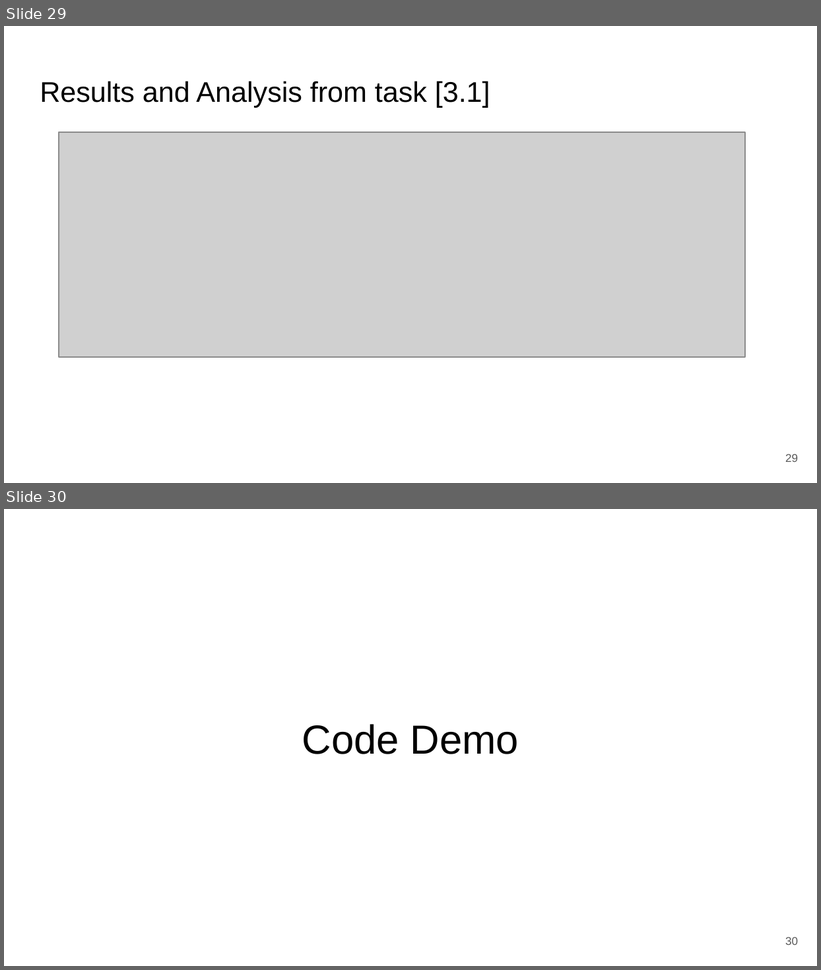
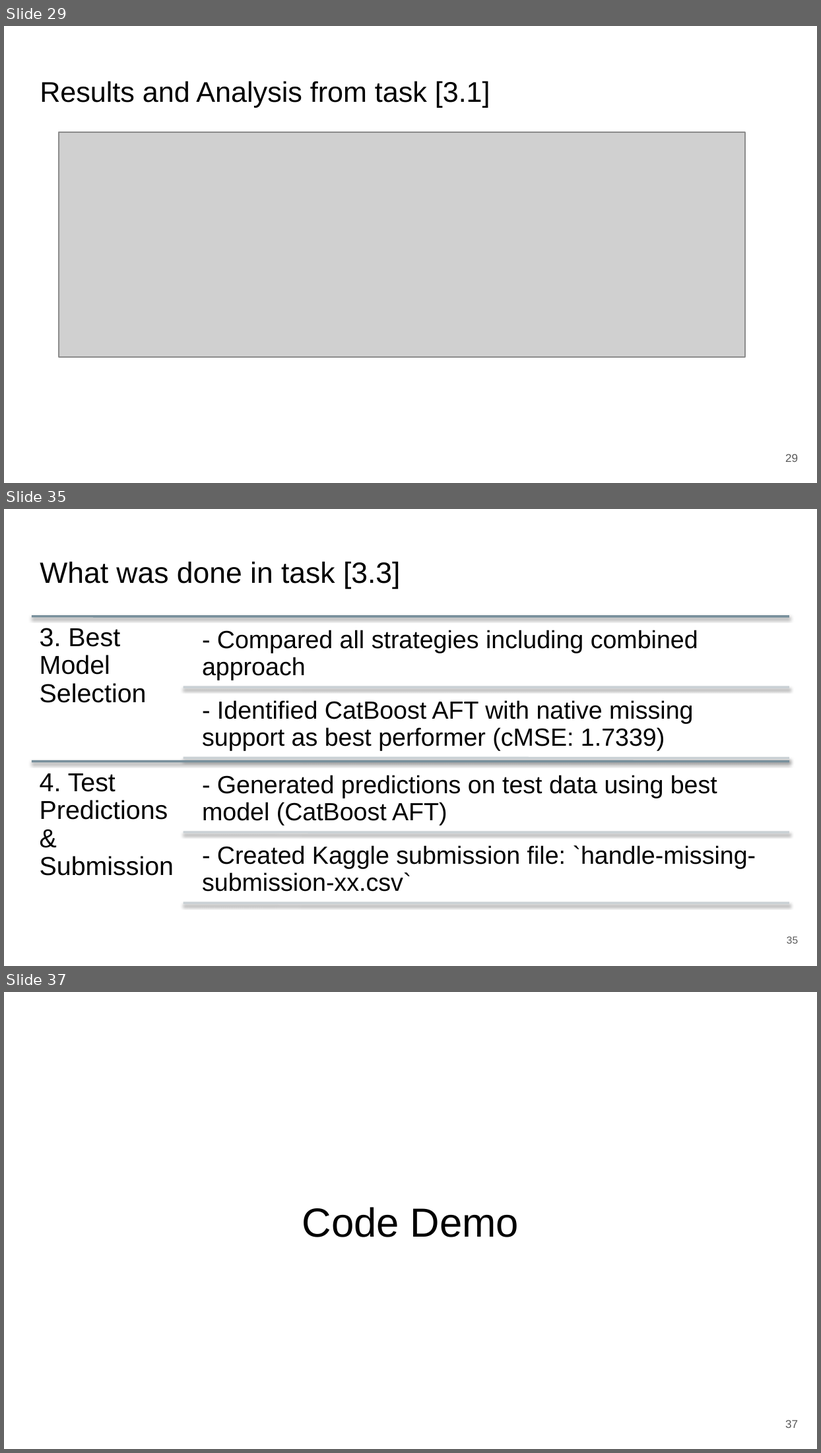
Before and after one commit to zepedrocosta/AA-Projeto2, a slide deck: Slides.pptx. Shown one above the other, each under a label of ours: slides 29 and 30 before the commit, slides 29, 35 and 37 after it; the slides between them are not shown. The pictures are 821x970 and 821x1453 pixels, drawn with LibreOffice and Linux fonts; fonts in the diff are those of the drawing; grey boxes stand for pictures. Boxes give left, top, right and bottom in pixels: in the first picture for what was removed or moved away, otherwise in the second. Text is boxed around its words. In the diff, an @@ line names an element or a change of style, - is before the commit and + after.

Commit message:
task 3.3 documentation

```diff
--- a/Slides.pptx
+++ b/Slides.pptx
@@ slide 35 added at bbox=[4, 509, 817, 966], background #FFFFFF @@
@@ title added at bbox=[40, 561, 400, 590], 26 pt, text #000000 @@
+What was done in task [3.3]
@@ group added at bbox=[32, 617, 789, 904]: 6 lines, 6 texts @@
+3. Best Model Selection
+- Compared all strategies including combined approach
+- Identified CatBoost AFT with native missing support as best performer (cMSE: 1.7339)
+4. Test Predictions & Submission
+- Generated predictions on test data using best model (CatBoost AFT)
+- Created Kaggle submission file: `handle-missing-submission-xx.csv`
@@ page number added at bbox=[787, 937, 798, 944], 9 pt, text #595959 @@
+35
@@ what was slide 30 is now slide 37 @@
@@ page number at bbox=[785, 1420, 798, 1428]: text changed @@
-30
+37
```
Also in this commit, not shown: 6 other slides added, 1 other file.
